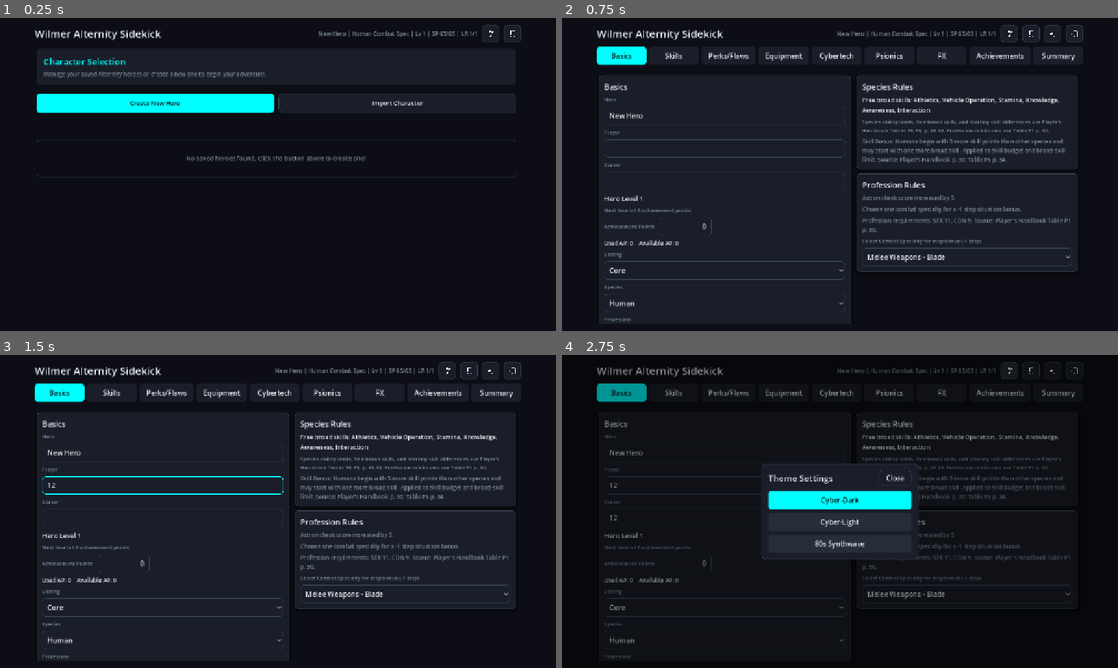
Above: before the commit, frames 1-4 (two rows, left to right).
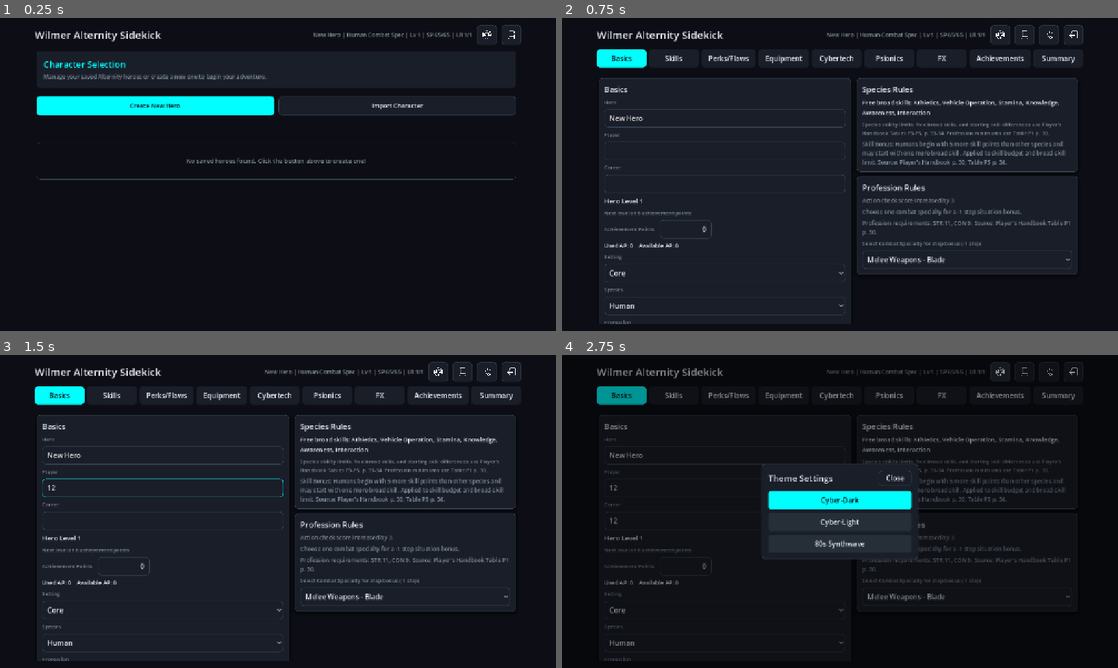
Above: after the commit, the same moments.

Repository: rigoparis/wilmer-alternity-sidekick
Game: Godot game, scene res://main.tscn
Two runs of this game, one before a commit and one after it. Both use one fixed random seed, a clock stepped at 60 frames per second and the inputs below.
Inputs (mouse positions are in pixels of both pictures, inside the frame that each line leads up to; where the layout moved, square brackets give the same spot in the first picture):
- Up to frame 1 (0.25 s): no input
- Up to frame 2 (0.75 s): click "Create New Hero" at 0.5 s
- Up to frame 3 (1.5 s): click (161, 486) at 1.27 s; type "12" at 1.35 s
- Up to frame 4 (2.75 s): click (723, 517) at 1.5 s; type "12" at 1.58 s; click (1001, 370) [1006, 370] at 2 s

The runs differ from the first frame. In frame 1, 3.5% of the frame differs, in the area x 6-94%, y 2-52%; in frame 2, 9.6%; in frame 3, 10%, in the area x 6-94%, y 2-98%; in frame 4, 5.0%.

Commit message:
Increase header button size to 46x46 and reduce content margins to 4px for even larger icons

Diff:
--- a/scripts/main.gd
+++ b/scripts/main.gd
@@ -203,7 +203,7 @@
 	theme_btn.icon = load("res://assets/pallete.svg")
 	theme_btn.icon_alignment = HORIZONTAL_ALIGNMENT_CENTER
 	theme_btn.expand_icon = true
-	theme_btn.custom_minimum_size = Vector2(40, 40)
+	theme_btn.custom_minimum_size = Vector2(46, 46)
 	theme_btn.add_theme_font_size_override("font_size", 12)
 	theme_btn.pressed.connect(_show_theme_selector)
 	header.add_child(theme_btn)
@@ -212,7 +212,7 @@
 	optional_rules_button.icon = load("res://assets/book.svg")
 	optional_rules_button.icon_alignment = HORIZONTAL_ALIGNMENT_CENTER
 	optional_rules_button.expand_icon = true
-	optional_rules_button.custom_minimum_size = Vector2(40, 40)
+	optional_rules_button.custom_minimum_size = Vector2(46, 46)
 	optional_rules_button.add_theme_font_size_override("font_size", 12)
 	optional_rules_button.pressed.connect(_show_optional_rules)
 	header.add_child(optional_rules_button)
@@ -221,7 +221,7 @@
 	share_char_button.icon = load("res://assets/share.svg")
 	share_char_button.icon_alignment = HORIZONTAL_ALIGNMENT_CENTER
 	share_char_button.expand_icon = true
-	share_char_button.custom_minimum_size = Vector2(40, 40)
+	share_char_button.custom_minimum_size = Vector2(46, 46)
 	share_char_button.add_theme_font_size_override("font_size", 12)
 	share_char_button.pressed.connect(func(): char_manager.share_character())
 	header.add_child(share_char_button)
@@ -230,7 +230,7 @@
 	close_char_button.icon = load("res://assets/logout.svg")
 	close_char_button.icon_alignment = HORIZONTAL_ALIGNMENT_CENTER
 	close_char_button.expand_icon = true
-	close_char_button.custom_minimum_size = Vector2(40, 40)
+	close_char_button.custom_minimum_size = Vector2(46, 46)
 	close_char_button.add_theme_font_size_override("font_size", 12)
 	close_char_button.pressed.connect(_close_character)
 	header.add_child(close_char_button)
@@ -395,16 +395,16 @@
 	title_label.add_theme_font_size_override("font_size", 22 if compact else 24)
 	status_label.horizontal_alignment = HORIZONTAL_ALIGNMENT_LEFT if compact else HORIZONTAL_ALIGNMENT_RIGHT
 	optional_rules_button.size_flags_horizontal = Control.SIZE_SHRINK_END
-	optional_rules_button.custom_minimum_size = Vector2(40, 40)
+	optional_rules_button.custom_minimum_size = Vector2(46, 46)
 	if theme_btn != null:
 		theme_btn.size_flags_horizontal = Control.SIZE_SHRINK_END
-		theme_btn.custom_minimum_size = Vector2(40, 40)
+		theme_btn.custom_minimum_size = Vector2(46, 46)
 	if share_char_button != null:
 		share_char_button.size_flags_horizontal = Control.SIZE_SHRINK_END
-		share_char_button.custom_minimum_size = Vector2(40, 40)
+		share_char_button.custom_minimum_size = Vector2(46, 46)
 	if close_char_button != null:
 		close_char_button.size_flags_horizontal = Control.SIZE_SHRINK_END
-		close_char_button.custom_minimum_size = Vector2(40, 40)
+		close_char_button.custom_minimum_size = Vector2(46, 46)
 
 
 func _reparent_header_children(compact: bool = false) -> void:
@@ -5684,10 +5684,10 @@
 					var original_style = btn.get_theme_stylebox(state)
 					if original_style is StyleBoxFlat:
 						var dup_style = original_style.duplicate()
-						dup_style.content_margin_left = 6
-						dup_style.content_margin_right = 6
-						dup_style.content_margin_top = 6
-						dup_style.content_margin_bottom = 6
+						dup_style.content_margin_left = 4
+						dup_style.content_margin_right = 4
+						dup_style.content_margin_top = 4
+						dup_style.content_margin_bottom = 4
 						btn.add_theme_stylebox_override(state, dup_style)
 
 		# Update tab buttons
Not shown, changed: builds/windows/WilmerAlternitySidekick.exe
